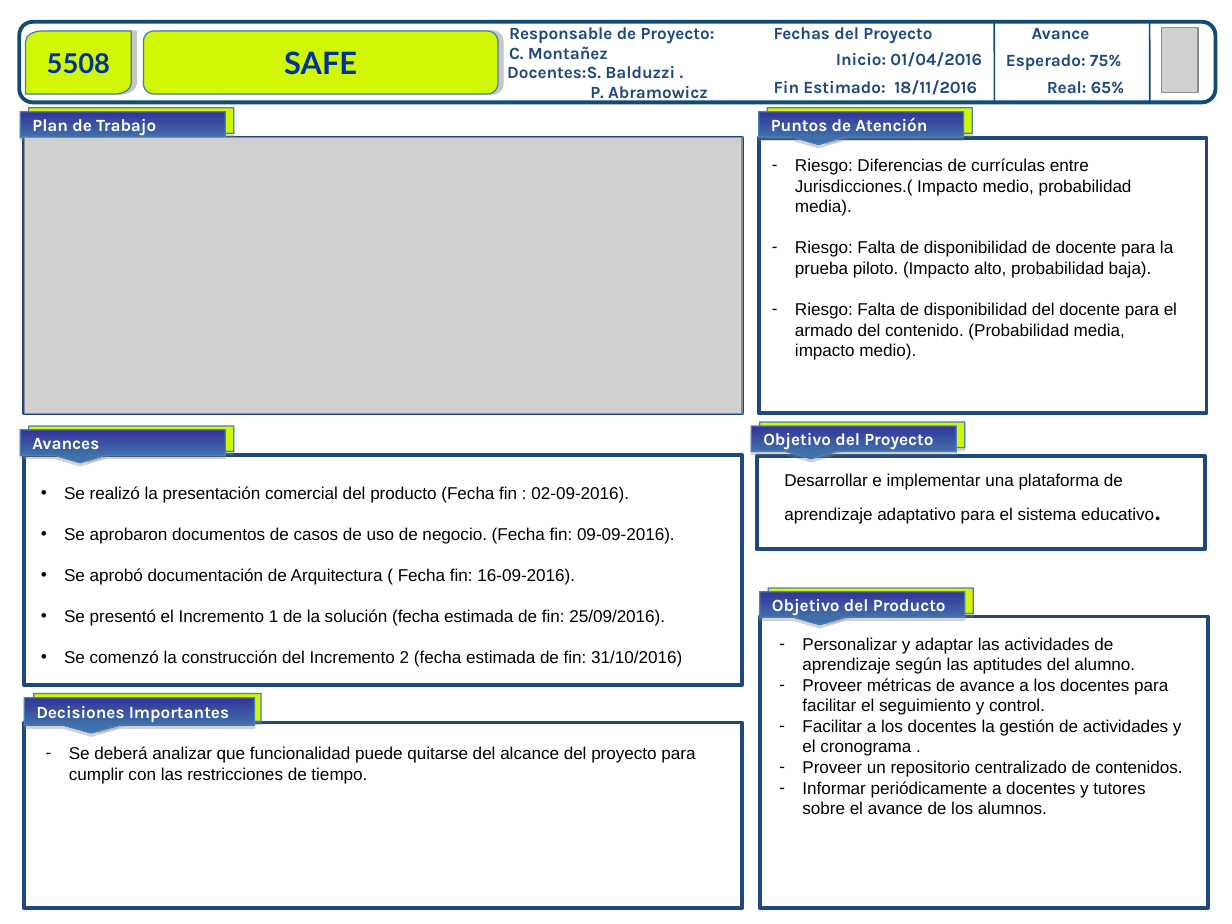
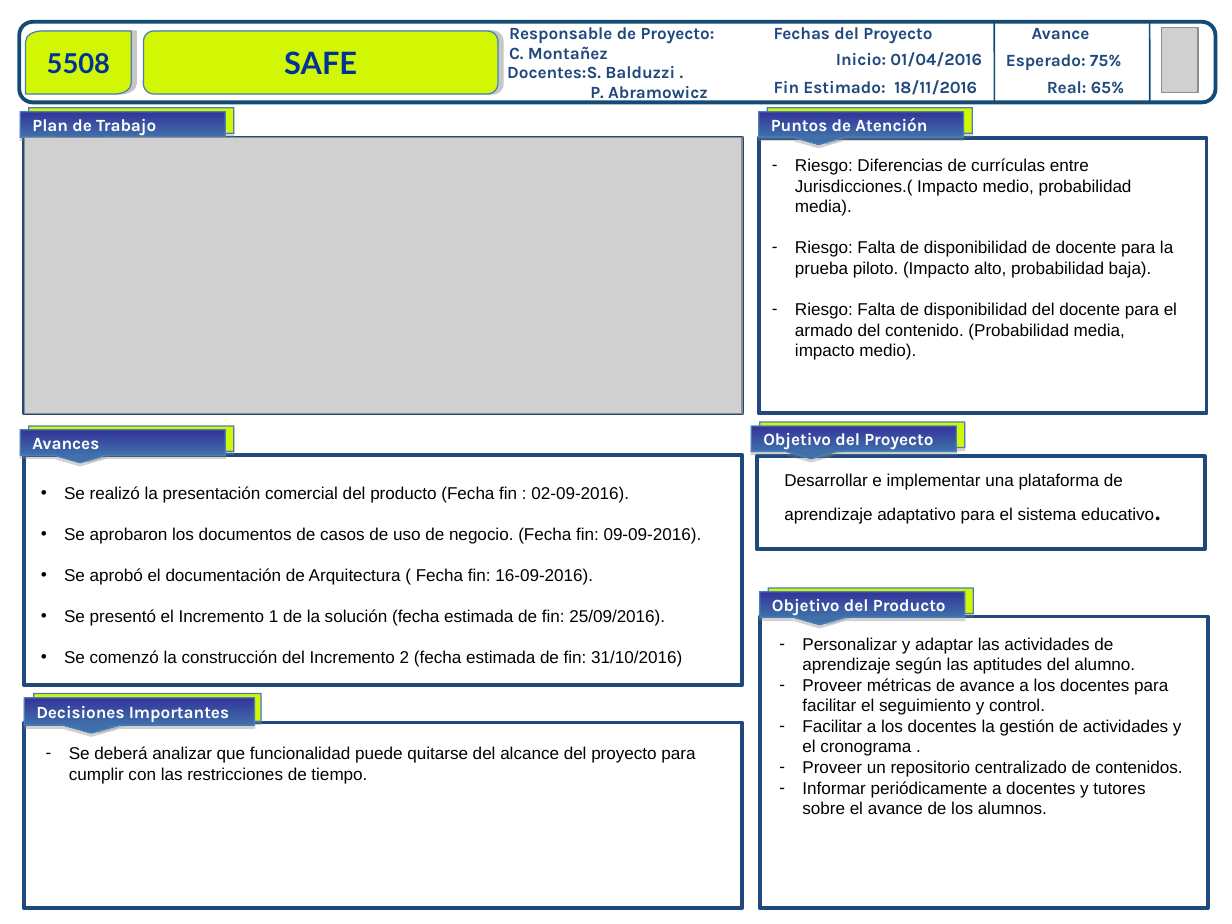
Before and after one commit to safabox/SAFE, a slide deck: slide 3 of trunk/docs/Entregables/Tablero de control/GRUPO 5508 - SAFE - Tablero de control integral - UTN - v1.3.pptx. Drawn at 1232x924 pixels with LibreOffice and Linux fonts; fonts in the diff are those of the drawing; grey boxes stand for pictures. Boxes give left, top, right and bottom in pixels: in the first picture for what was removed or moved away, otherwise in the second. Text is boxed around its words. In the diff, an @@ line names an element or a change of style, - is before the commit and + after.

Commit message:
cambios al tablero de control 1.3

```diff
--- a/trunk/docs/Entregables/Tablero de control/GRUPO 5508 - SAFE - Tablero de control integral - UTN - v1.3.pptx
+++ b/trunk/docs/Entregables/Tablero de control/GRUPO 5508 - SAFE - Tablero de control integral - UTN - v1.3.pptx
@@ text at box(64, 527, 702, 585): text changed @@
-• Se aprobaron documentos de casos de uso de negocio. (Fecha fin: 09-09-2016).
-• Se aprobó documentación de Arquitectura ( Fecha fin: 16-09-2016).
+• Se aprobaron los documentos de casos de uso de negocio. (Fecha fin: 09-09-2016).
+• Se aprobó el documentación de Arquitectura ( Fecha fin: 16-09-2016).
```
